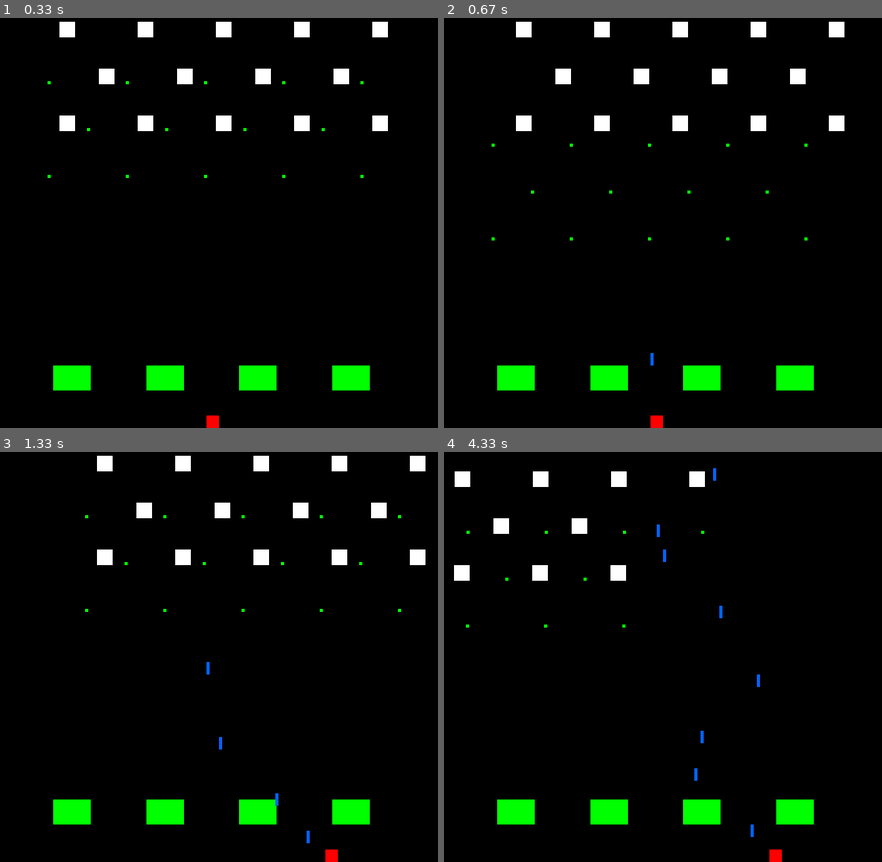
Above: before the commit, frames 1-4 (two rows, left to right).
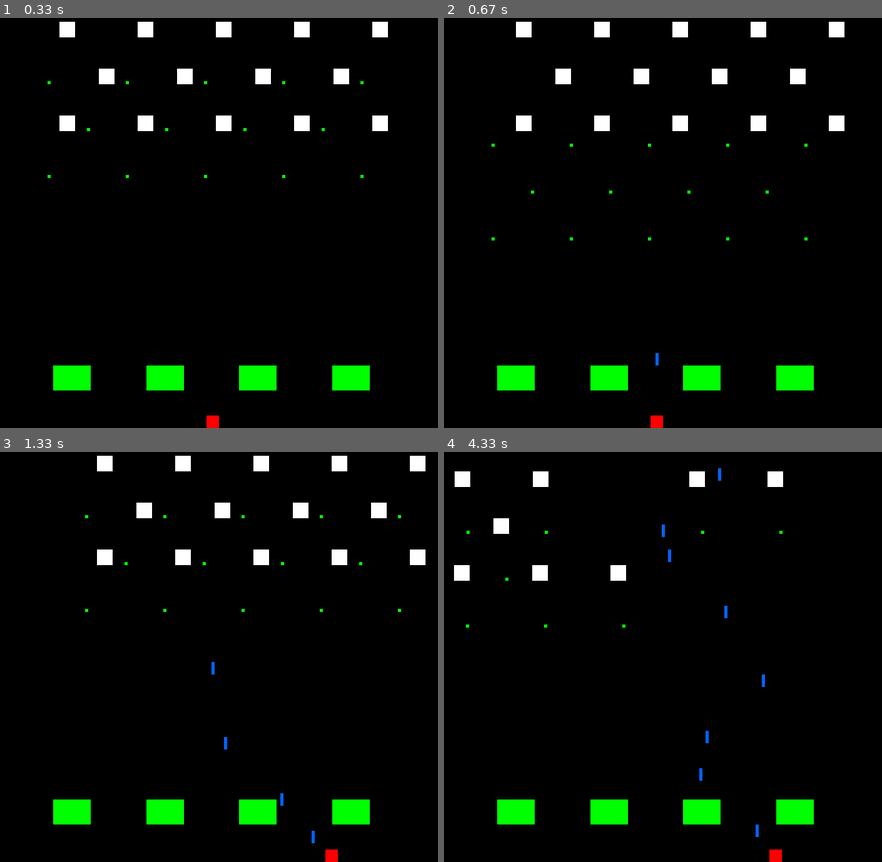
Above: after the commit, the same moments.

Repository: rossellhj/rossellhjpygame
Game: pygame game, started from spaceinvaders.py
The game is run twice, just before and just after one commit, with the same random seed, the same clock (stepped at 60 frames per second) and the same inputs.
Inputs:
- Up to frame 1 (0.33 s): no input
- Up to frame 2 (0.67 s): tap Space at 0.33 s
- Up to frame 3 (1.33 s): hold Right 0.67-1.13 s; tap Space at 0.73, 1.03, 1.23 s; hold Right from 1.17 s (still down)
- Up to frame 4 (4.33 s): tap Space at 1.53, 1.73, 2.03, 2.3, 2.6, 2.73, 3.03, 3.4, 3.7, 3.9, 4.2 s; release Right at 1.63 s; hold Left 1.67-2.2 s; hold Left 2.23-2.63 s; hold Right 2.67-3.3 s; hold Left 3.33-3.8 s; hold Right 3.83-4.3 s

Frame 1 is identical in both runs. In frame 2, less than 0.1% of the frame differs, in the area x 47-49%, y 81-85%; in frame 3, 0.2%; in frame 4, 0.8%, in the area x 29-78%, y 3-94%.

Commit message:
add input.py

Diff:
--- /dev/null
+++ b/input.py
@@ -0,0 +1,47 @@
+import pygame
+import sys
+
+# Initialize Pygame
+pygame.init()
+
+# Set up the display
+screen = pygame.display.set_mode((800, 600))
+pygame.display.set_caption("Text Input Example")
+
+
+font = pygame.font.Font(None, 36)
+
+# Create a text input field
+text = ""
+text_input_rect = pygame.Rect(100, 100, 400, 50)
+active = False
+
+while True:
+    for event in pygame.event.get():
+        if event.type == pygame.QUIT:
+            pygame.quit()
+            sys.exit()
+        if event.type == pygame.MOUSEBUTTONDOWN:
+            if text_input_rect.collidepoint(event.pos):
+                active = not active
+            else:
+                active = False
+        if event.type == pygame.KEYDOWN:
+            if active:
+                if event.key == pygame.K_RETURN:
+                    print(text)
+                    text = ""
+                elif event.key == pygame.K_BACKSPACE:
+                    text = text[:-1]
+                else:
+                    text += event.unicode
+
+    screen.fill((255, 255, 255))
+    pygame.draw.rect(screen, (0, 0, 0), text_input_rect, 2)
+    if active:
+        pygame.draw.rect(screen, (200, 200, 200), text_input_rect)
+
+    text_surface = font.render(text, True, (0, 0, 0))
+    screen.blit(text_surface, (text_input_rect.x + 5, text_input_rect.y + 5))
+
+    pygame.display.flip()
--- a/spaceinvaders.py
+++ b/spaceinvaders.py
@@ -139,7 +139,7 @@
                 left=True
             elif event.key == pygame.K_SPACE:
                 bullet=Block(BLUE, 5, 20)
-                bullet.rect.x = player.rect.x
+                bullet.rect.x = player.rect.x+7.5
                 bullet.rect.y = 680
                 all_sprites_list.add(bullet)
                 bullets_list.add(bullet)
